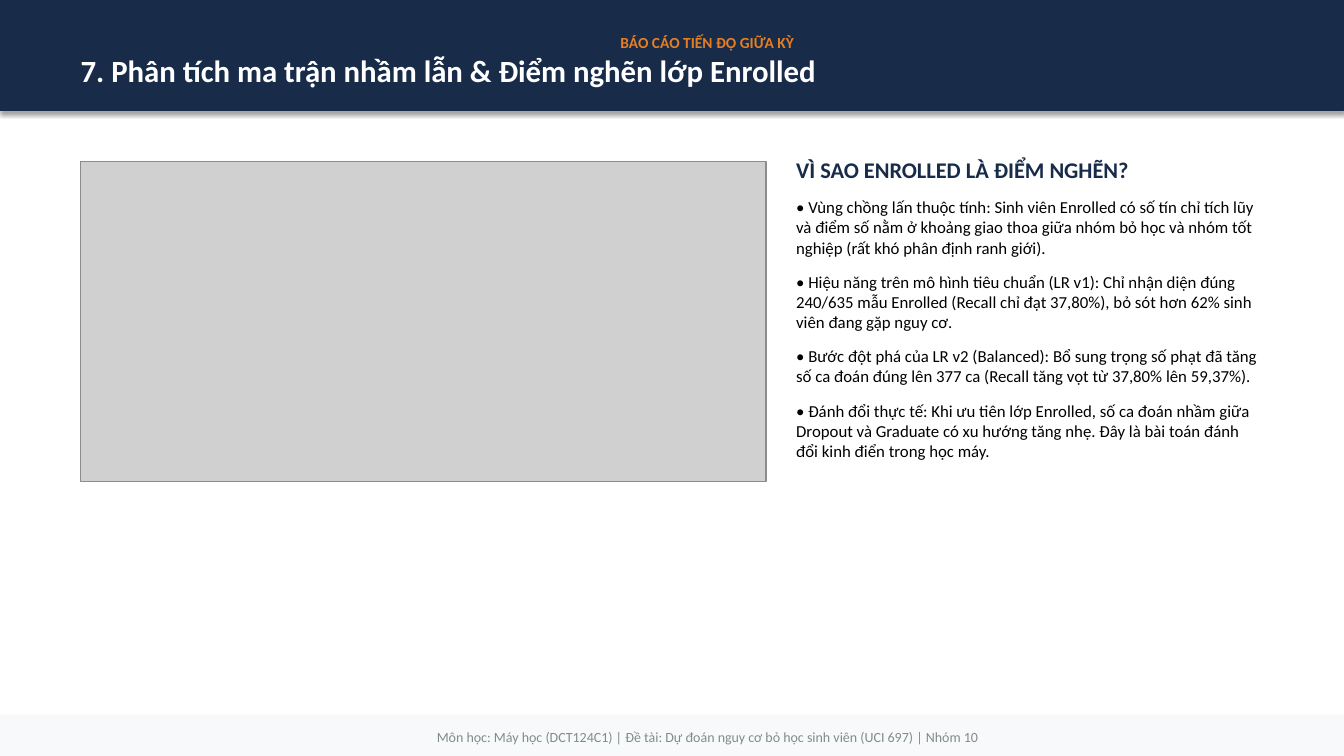
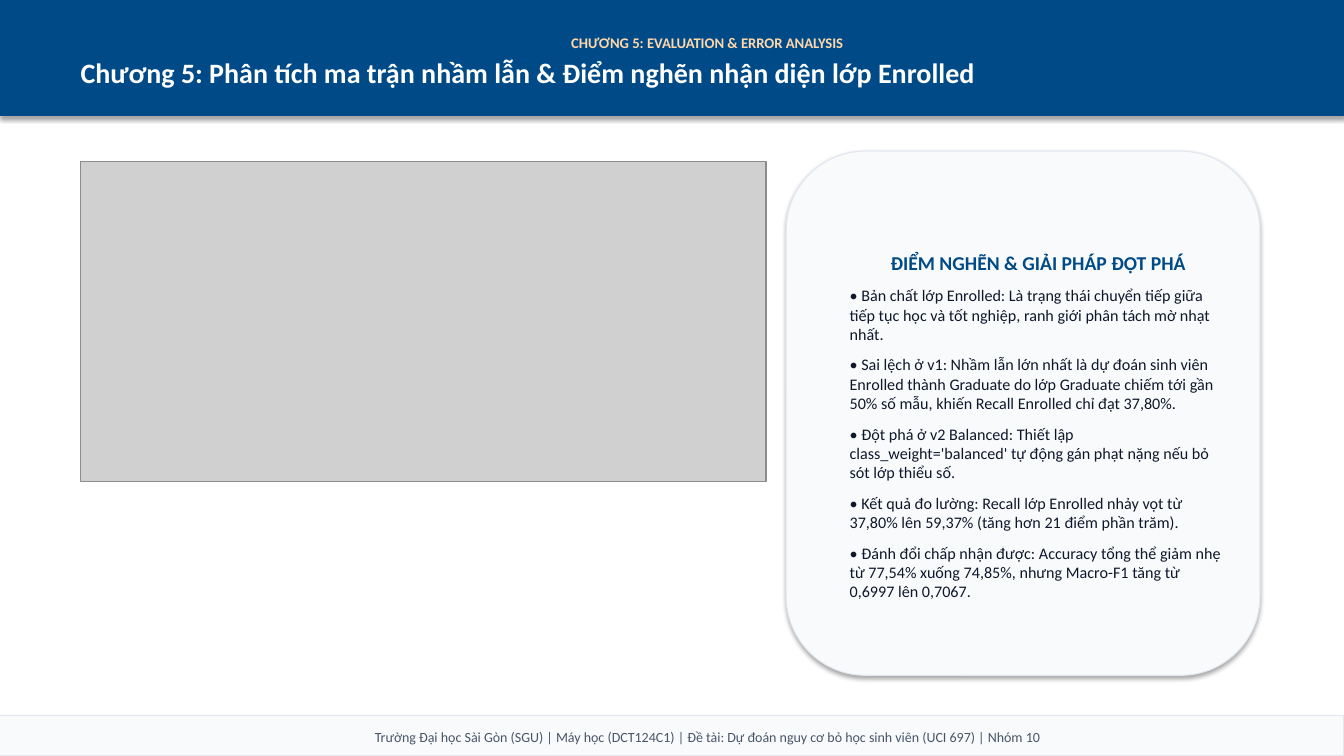
Before and after one commit to Kazuken123/DCT124C1-MH-Nhom, a slide deck: slide 9 of final/reports/BaoCao_TienDo_GiuaKy_Nhom10.pptx (slide 8 before the commit). Drawn at 1344x756 pixels with LibreOffice and Linux fonts; fonts in the diff are those of the drawing; grey boxes stand for pictures. Boxes give left, top, right and bottom in pixels: in the first picture for what was removed or moved away, otherwise in the second. Text is boxed around its words. In the diff, an @@ line names an element or a change of style, - is before the commit and + after.

Commit message:
Chuan hoa bao cao Word va slide PPTX theo format CRISP-DM va phong cach SGU

```diff
--- a/final/reports/BaoCao_TienDo_GiuaKy_Nhom10.pptx
+++ b/final/reports/BaoCao_TienDo_GiuaKy_Nhom10.pptx
@@ rectangle "CHƯƠNG 5: EVALUATION & ERROR ..." resized from (x1=0, y1=0, x2=1344, y2=111) to (x1=0, y1=0, x2=1344, y2=116) @@
@@ rectangle "CHƯƠNG 5: EVALUATION & ERROR ..." at (x1=0, y1=0, x2=1344, y2=116): fill #182B49 to #004B87; outline #182B49 0.75 pt to #004B87 0.75 pt @@
@@ text in rectangle at (x1=81, y1=37, x2=974, y2=88): text changed; size 22 to 20 pt @@
-BÁO CÁO TIẾN ĐỘ GIỮA KỲ
-7. Phân tích ma trận nhầm lẫn & Điểm nghẽn lớp Enrolled
+CHƯƠNG 5: EVALUATION & ERROR ANALYSIS
+Chương 5: Phân tích ma trận nhầm lẫn & Điểm nghẽn nhận diện lớp Enrolled
@@ rounded rectangle "ĐIỂM NGHẼN & GIẢI PHÁP ..." resized from (x1=796, y1=159, x2=1256, y2=460) to (x1=786, y1=151, x2=1260, y2=676) @@
@@ rounded rectangle "ĐIỂM NGHẼN & GIẢI PHÁP ..." at (x1=786, y1=151, x2=1260, y2=676): vertical alignment top to middle; fill none to #F8FAFC; outline none to #E2E8F0 0.75 pt; shadow on @@
@@ text in rounded rectangle at (x1=850, y1=254, x2=1221, y2=599): text changed; size 12 to 11.5 pt; text colour #000000 to #0F172A @@
-VÌ SAO ENROLLED LÀ ĐIỂM NGHẼN?
-• Vùng chồng lấn thuộc tính: Sinh viên Enrolled có số tín chỉ tích lũy và điểm số nằm ở khoảng giao thoa giữa nhóm bỏ học và nhóm tốt nghiệp (rất khó phân định ranh giới).
-• Hiệu năng trên mô hình tiêu chuẩn (LR v1): Chỉ nhận diện đúng 240/635 mẫu Enrolled (Recall chỉ đạt 37,80%), bỏ sót hơn 62% sinh viên đang gặp nguy cơ.
-• Bước đột phá của LR v2 (Balanced): Bổ sung trọng số phạt đã tăng số ca đoán đúng lên 377 ca (Recall tăng vọt từ 37,80% lên 59,37%).
-• Đánh đổi thực tế: Khi ưu tiên lớp Enrolled, số ca đoán nhầm giữa Dropout và Graduate có xu hướng tăng nhẹ. Đây là bài toán đánh đổi kinh điển trong học máy.
+ĐIỂM NGHẼN & GIẢI PHÁP ĐỘT PHÁ
+• Bản chất lớp Enrolled: Là trạng thái chuyển tiếp giữa tiếp tục học và tốt nghiệp, ranh giới phân tách mờ nhạt nhất.
+• Sai lệch ở v1: Nhầm lẫn lớn nhất là dự đoán sinh viên Enrolled thành Graduate do lớp Graduate chiếm tới gần 50% số mẫu, khiến Recall Enrolled chỉ đạt 37,80%.
+• Đột phá ở v2 Balanced: Thiết lập class_weight='balanced' tự động gán phạt nặng nếu bỏ sót lớp thiểu số.
+• Kết quả đo lường: Recall lớp Enrolled nhảy vọt từ 37,80% lên 59,37% (tăng hơn 21 điểm phần trăm).
+• Đánh đổi chấp nhận được: Accuracy tổng thể giảm nhẹ từ 77,54% xuống 74,85%, nhưng Macro-F1 tăng từ 0,6997 lên 0,7067.
@@ rectangle "Trường Đại học Sài Gòn ..." at (x1=0, y1=716, x2=1344, y2=756): fill #F8F9FA to #F8FAFC; outline #F8F9FA 0.75 pt to #E2E8F0 0.75 pt @@
@@ text in rectangle at (x1=375, y1=731, x2=1040, y2=745): text changed; text colour #7F8C8D to #475569 @@
-Môn học: Máy học (DCT124C1) | Đề tài: Dự đoán nguy cơ bỏ học sinh viên (UCI 697) | Nhóm 10
+Trường Đại học Sài Gòn (SGU) | Máy học (DCT124C1) | Đề tài: Dự đoán nguy cơ bỏ học sinh viên (UCI 697) | Nhóm 10
```
Also in this commit, not shown: 8 other slides changed, 3 slides added, 3 slides removed, 2 other files.
